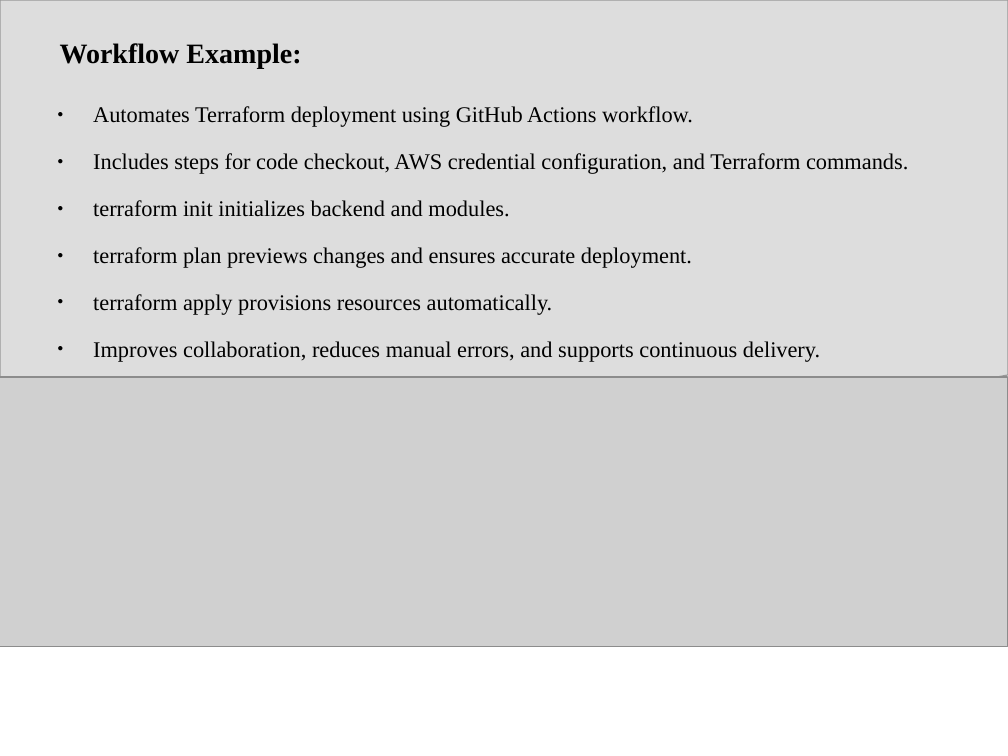
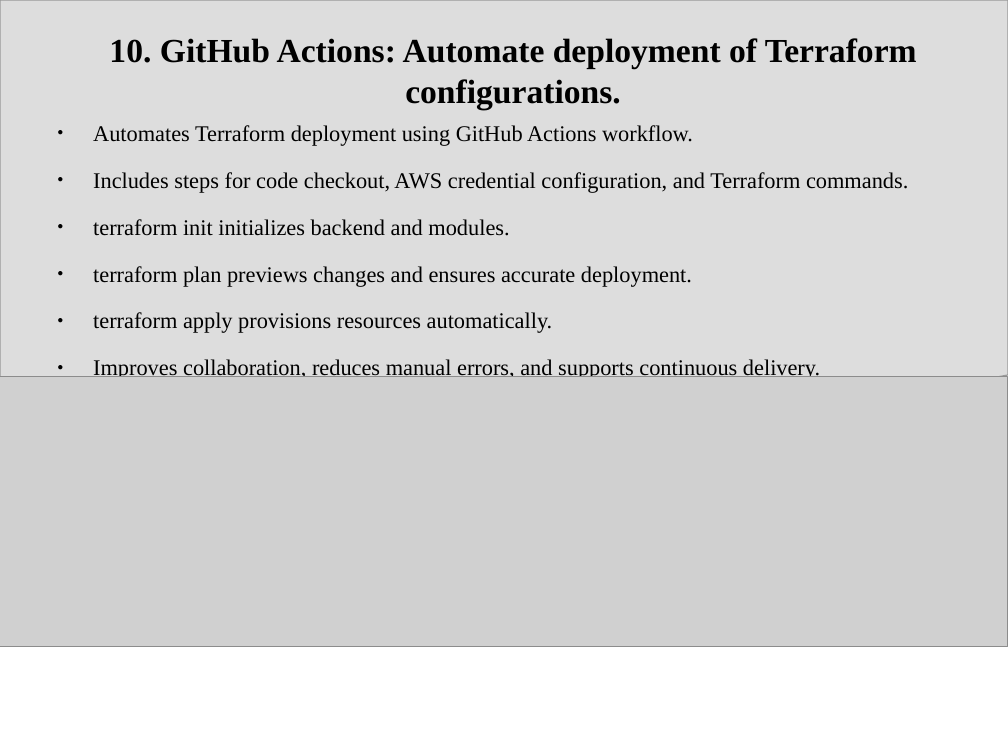
Before and after one commit to cdnanshulgautam/terraform-poc, a slide deck: slide 18 of Terraform_aws.pptx (slide 22 before the commit). Drawn at 1008x756 pixels with LibreOffice and Linux fonts; fonts in the diff are those of the drawing; grey boxes stand for pictures. Boxes give left, top, right and bottom in pixels: in the first picture for what was removed or moved away, otherwise in the second. Text is boxed around its words. In the diff, an @@ line names an element or a change of style, - is before the commit and + after.

```diff
--- a/Terraform_aws.pptx
+++ b/Terraform_aws.pptx
@@ title removed at box(60, 43, 301, 69) @@
-Workflow Example:
@@ title added at box(109, 38, 917, 109), 24 pt, text #000000, bold @@
+10. GitHub Actions: Automate deployment of Terraform configurations.
@@ text "Automates Terraform deployment using GitHub ..." rewrapped from box(93, 106, 908, 362) to box(93, 125, 908, 377) @@
```
Also in this commit, not shown: 3 other slides changed, 1 slide added, 5 slides removed.
